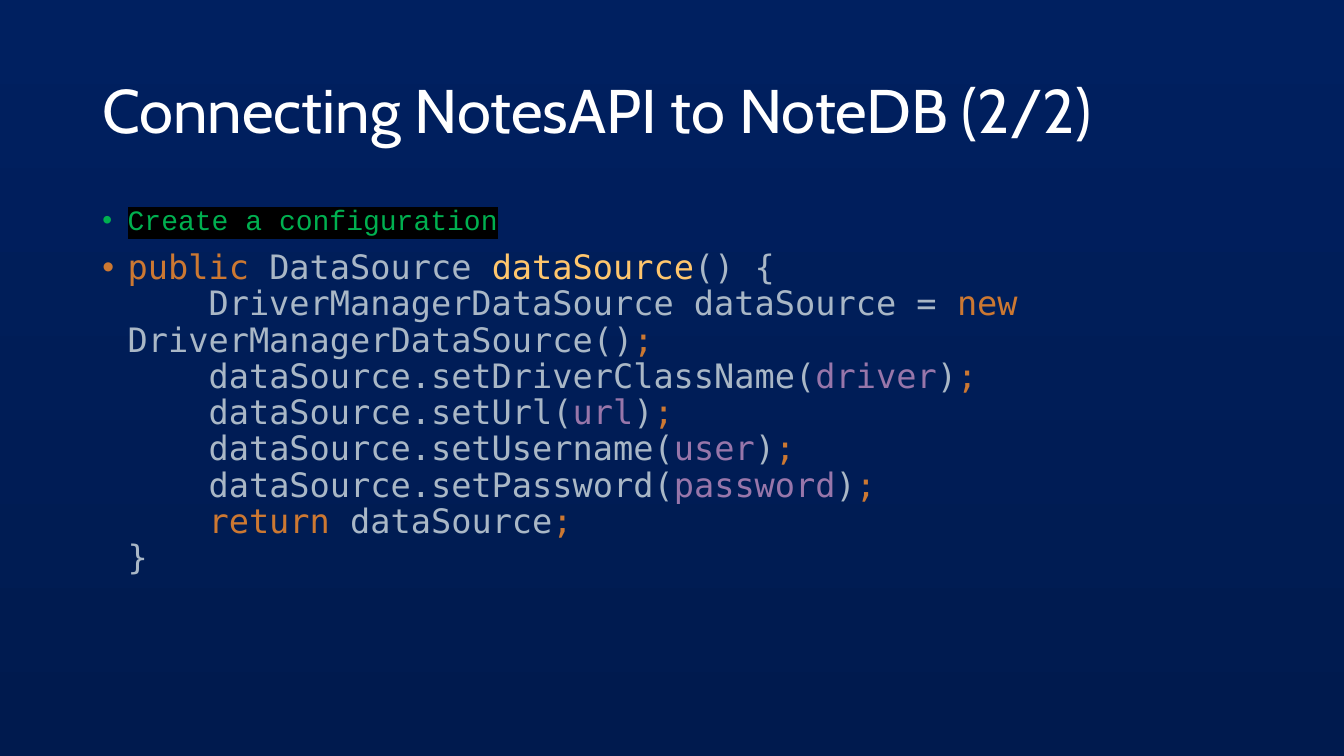
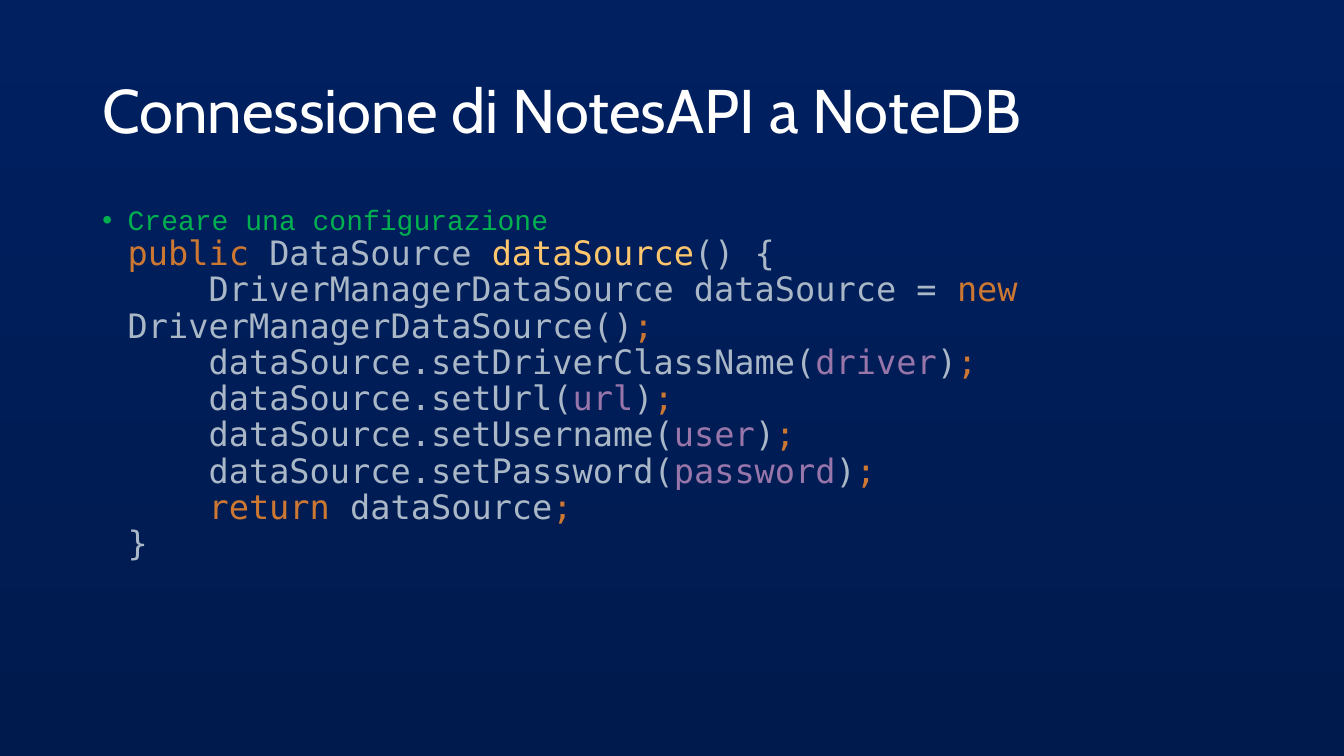
Before and after one commit to AlessandroS94/corso_21122022, a slide deck: slide 4 of Day 4/slide/Spring JDBC.pptx. Drawn at 1344x756 pixels with LibreOffice and Linux fonts; fonts in the diff are those of the drawing. Boxes give left, top, right and bottom in pixels: in the first picture for what was removed or moved away, otherwise in the second. Text is boxed around its words. In the diff, an @@ line names an element or a change of style, - is before the commit and + after.

```diff
--- a/Day 4/slide/Spring JDBC.pptx
+++ b/Day 4/slide/Spring JDBC.pptx
@@ title at bbox=[102, 86, 1021, 134]: text changed @@
-Connecting NotesAPI to NoteDB (2/2)
+Connessione di NotesAPI a NoteDB
@@ text at bbox=[128, 210, 1018, 524]: text changed @@
-• Create a configuration
-• public DataSource dataSource() {
-  DriverManagerDataSource dataSource = new DriverManagerDataSource();
-  dataSource.setDriverClassName(driver);
-  dataSource.setUrl(url);
-  dataSource.setUsername(user);
-  dataSource.setPassword(password);
-  return dataSource;
-  }
+• Creare una configurazione
+  public DataSource dataSource() {
+  DriverManagerDataSource dataSource = new DriverManagerDataSource();
+  dataSource.setDriverClassName(driver);
+  dataSource.setUrl(url);
+  dataSource.setUsername(user);
+  dataSource.setPassword(password);
+  return dataSource;
+  }
```
Also in this commit, not shown: 24 other slides changed, 7 other files.
